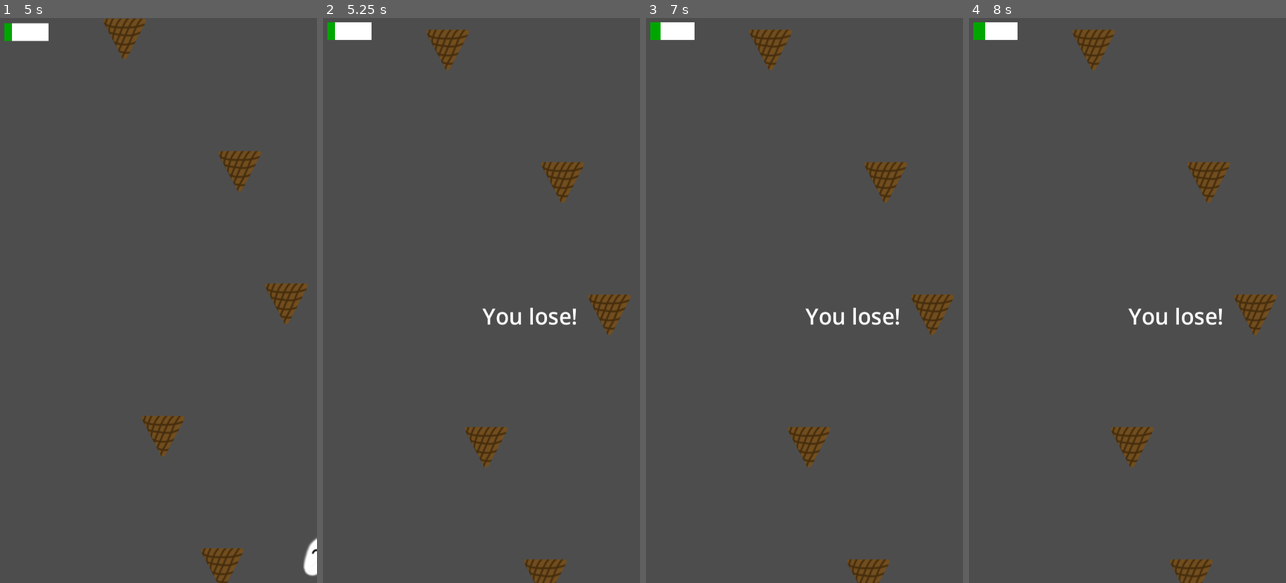
Above: before the commit, frames 1-4 (left to right).
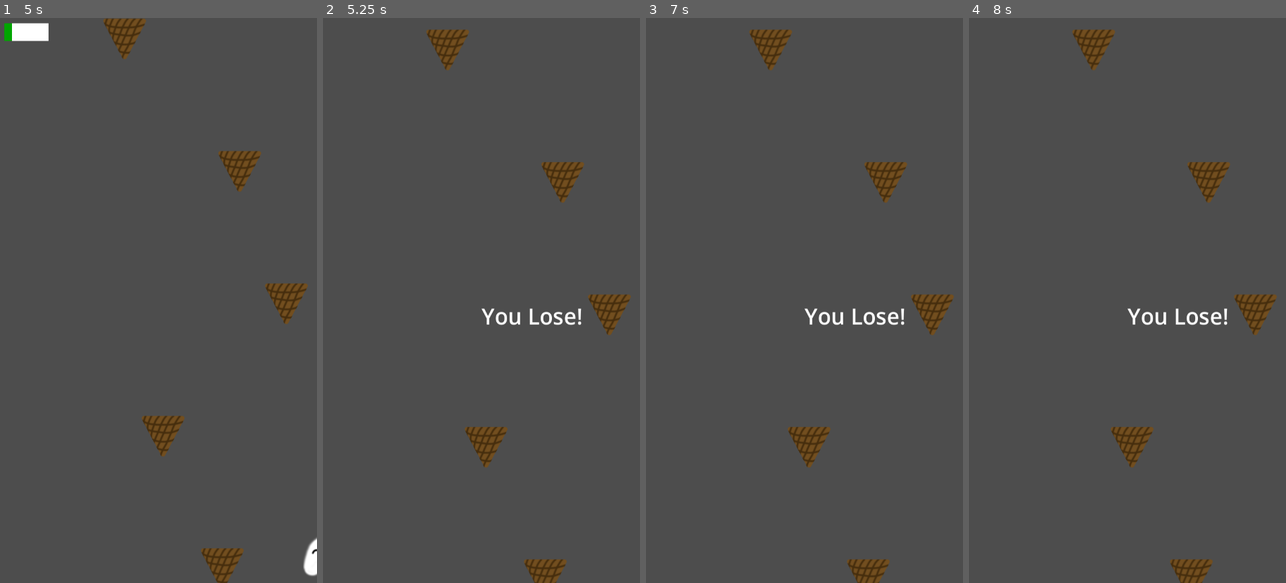
Above: after the commit, the same moments.

Repository: bsu-cs315/E2-hovell
Game: Godot game, scene res://level/level.tscn
Two runs of this game, one before a commit and one after it. Both use one fixed random seed, a clock stepped at 60 frames per second and the inputs below.
Inputs:
- Up to frame 1 (5 s): tap Enter at 0.5 s; hold Right (ui_right) 0.53-2.03 s; tap Up (ui_up) at 0.6, 0.77, 1.07, 1.35, 1.52, 1.82, 2.1, 2.85, 3.02, 3.32, 3.6, 3.77, 4.07, 4.35, 4.52, 4.82 s; hold Left (ui_left) 2.03-2.78 s; hold Right (ui_right) 2.78-4.28 s; hold Left (ui_left) from 4.28 s (still down)
- Up to frame 2 (5.25 s): release Left (ui_left) at 5.03 s; hold Right (ui_right) from 5.03 s (still down); tap Up (ui_up) at 5.1 s
- Up to frame 3 (7 s): tap Space at 5.75 s; release Right (ui_right) at 5.78 s; hold Left (ui_left) from 5.78 s (still down); tap Up (ui_up) at 5.85, 6.02, 6.32, 6.6, 6.77 s; tap Enter at 6.5 s
- Up to frame 4 (8 s): tap Up (ui_up) at 7.07, 7.35, 7.52, 7.82 s; tap Space at 7.25 s; release Left (ui_left) at 7.28 s; hold Right (ui_right) from 7.28 s (still down)

Frame 1 is identical in both runs. In frame 2, 0.8% of the frame differs, in the area x 1-82%, y 0-55%; in frame 3, 0.8%; in frame 4, 0.8%.

Commit message:
Refactor to clean game end functions

Diff:
--- a/project/ice_cream/ice_cream.gd
+++ b/project/ice_cream/ice_cream.gd
@@ -3,22 +3,21 @@
 
 const _SPEED : float = 300.0
 const _JUMP_VELOCITY : float = -775.0
+var can_move : bool = true
 
 func _physics_process(delta: float) -> void:
-	# Add the gravity.
-	if not is_on_floor():
-		velocity += get_gravity() * delta
+	if can_move:
+		if not is_on_floor():
+			velocity += get_gravity() * delta
 
-	# Handle jump.
-	if Input.is_action_just_pressed("ui_up") and is_on_floor():
-		velocity.y = _JUMP_VELOCITY
+		if Input.is_action_just_pressed("ui_up") and is_on_floor():
+			velocity.y = _JUMP_VELOCITY
 
-	# Get the input direction and handle the movement/deceleration.
-	# As good practice, you should replace UI actions with custom gameplay actions.
-	var direction := Input.get_axis("ui_left", "ui_right")
-	if direction:
-		velocity.x = direction * _SPEED
-	else:
-		velocity.x = move_toward(velocity.x, 0, _SPEED)
+		var direction := Input.get_axis("ui_left", "ui_right")
 
-	move_and_slide()
+		if direction:
+			velocity.x = direction * _SPEED
+		else:
+			velocity.x = move_toward(velocity.x, 0, _SPEED)
+
+		move_and_slide()
--- a/project/level/hud.gd
+++ b/project/level/hud.gd
@@ -3,9 +3,15 @@
 @onready var _end_label : Label = $GameEndLabel
 @onready var _win_bar : ColorRect = $GameWinBar
 
-func update_end_label(new_text: String, new_position: Vector2) -> void:
+func update_end_hud(is_win: bool, new_position: Vector2) -> void:
 	_end_label.position = new_position
-	_end_label.text = new_text
+
+	if is_win:
+		_end_label.text = "You Win!"
+	else:
+		_end_label.text = "You Lose!"
+		_win_bar.hide()
+
 	_end_label.show()
 
 
--- a/project/level/level.gd
+++ b/project/level/level.gd
@@ -1,6 +1,4 @@
 extends Node2D
-
-signal game_finished
 
 var _cone_regular : PackedScene = preload("res://cone/cone.tscn")
 var _last_spawn_x : float = 0.0
@@ -17,6 +15,7 @@
 var _xmin := 50
 var _boundary_max := 280
 var _boundary_min := 120
+var _yspawn := -1000
 
 @onready var _camera_object : Camera2D = $MainCamera
 @onready var _cone_timer_object : Timer = $ConeSpawnTimer
@@ -35,9 +34,16 @@
 func _physics_process(_delta: float) -> void:
 	_calculate_time_remaining()
 	if _ice_cream_object.position.y > _camera_object.position.y + 700:
-		_hud_object.update_end_label("You lose!", _camera_object.position)
-		game_finished.emit()
-		_cone_timer_object.stop()
+		_game_finished(false)
+
+
+func _game_finished(_is_win: bool) -> void:
+	_cone_timer_object.stop()
+	_camera_object.can_move = false
+	_ice_cream_object.can_move = false
+	_win_timer_object.stop()
+	_hud_object.update_end_hud(_is_win, _camera_object.position)
+
 
 func _calculate_time_remaining() -> void:
 	var _time_left_percent : float = 100 - ((_win_timer_object.time_left / _win_timer_object.wait_time) * 100)
@@ -53,7 +59,6 @@
 			_xmin,
 			_last_spawn_x - _boundary_max
 			)
-
 	elif _last_spawn_x < 150:
 		_spawn_side = 1
 		_spawn_side_options[1] = min (
@@ -61,7 +66,6 @@
 			_xmax,
 			_last_spawn_x + _boundary_max
 			)
-
 	else:
 		_spawn_side = randi_range(0,1)
 		_spawn_side_options[0] = max (
@@ -75,8 +79,6 @@
 			_xmax,
 			_last_spawn_x + _boundary_max
 			)
-
-
 	_spawn_pos = Vector2(_spawn_side_options[_spawn_side], _ydistance)
 	_last_spawn_x = _spawn_pos.x
 
@@ -86,7 +88,7 @@
 
 
 func _on_cone_spawn_timer_timeout() -> void:
-	_spawn_cone(_camera_object.position.y - 1000)
+	_spawn_cone(_camera_object.position.y + _yspawn)
 
 	_next_cone_secs = randf_range(_min_spawn_timer, _max_spawn_timer)
 	_cone_timer_object.wait_time = _next_cone_secs
@@ -94,7 +96,7 @@
 
 
 func _on_start_timer_timeout() -> void:
-	_spawn_cone(_camera_object.position.y - 1000)
+	_spawn_cone(_camera_object.position.y + _yspawn)
 
 	_next_cone_secs = randf_range(_min_spawn_timer, _max_spawn_timer)
 	_cone_timer_object.wait_time = _next_cone_secs
@@ -104,6 +106,4 @@
 
 
 func _on_win_timer_timeout() -> void:
-	_hud_object.update_end_label("You Win!", _camera_object.position)
-	game_finished.emit()
-	_cone_timer_object.stop()
+	_game_finished(true)
--- a/project/level/level.tscn
+++ b/project/level/level.tscn
@@ -35,7 +35,6 @@
 
 [node name="Hud" parent="." instance=ExtResource("5_txbpq")]
 
-[connection signal="game_finished" from="." to="MainCamera" method="_on_level_game_finished"]
 [connection signal="timeout" from="StartTimer" to="." method="_on_start_timer_timeout"]
 [connection signal="timeout" from="ConeSpawnTimer" to="." method="_on_cone_spawn_timer_timeout"]
 [connection signal="timeout" from="WinTimer" to="." method="_on_win_timer_timeout"]
--- a/project/level/main_camera.gd
+++ b/project/level/main_camera.gd
@@ -7,7 +7,3 @@
 	if can_move:
 		var new_position := Vector2(0, (_speed * delta) * -1)
 		position += new_position
-
-
-func _on_level_game_finished() -> void:
-	can_move = false
